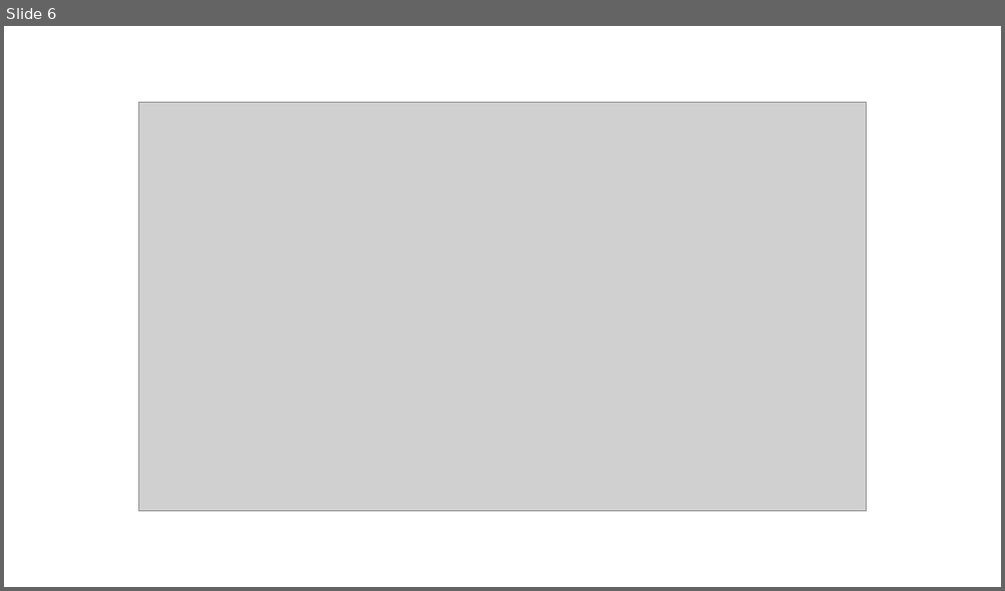
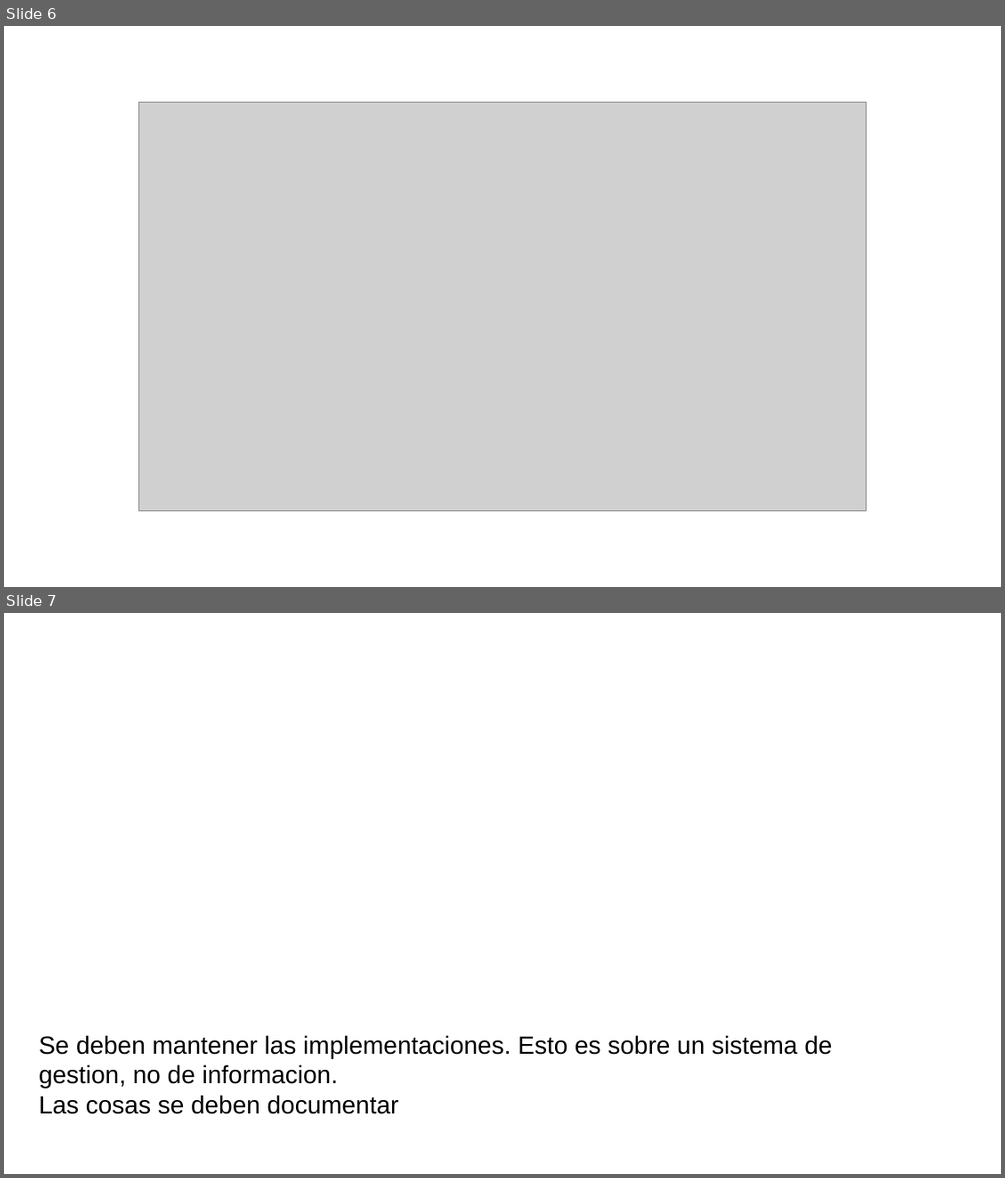
Before and after one commit to lucas-soria/facultad, a slide deck: 4° Año/1° Semestre/Seguridad informatica I/4 Teoria/Clase 2 Normas ISO.pptx. Shown one above the other, each under a label of ours: slide 6 before the commit, slides 6 and 7 after it. The pictures are 1005x591 and 1005x1178 pixels, drawn with LibreOffice and Linux fonts; fonts in the diff are those of the drawing; grey boxes stand for pictures; background and template pictures are left out. Boxes give left, top, right and bottom in pixels: in the first picture for what was removed or moved away, otherwise in the second. Text is boxed around its words. In the diff, an @@ line names an element or a change of style, - is before the commit and + after.

```diff
--- a/4° Año/1° Semestre/Seguridad informatica I/4 Teoria/Clase 2 Normas ISO.pptx
+++ b/4° Año/1° Semestre/Seguridad informatica I/4 Teoria/Clase 2 Normas ISO.pptx
@@ slide 7 added at [4, 613, 1001, 1174], background picture (left out) @@
@@ text added at [39, 1035, 832, 1114], 18 pt, text #000000 @@
+Se deben mantener las implementaciones. Esto es sobre un sistema de gestion, no de informacion.
+Las cosas se deben documentar
```
Also in this commit, not shown: 4 slides changed, 2 other slides added, 3 slides removed, 10 other files.
